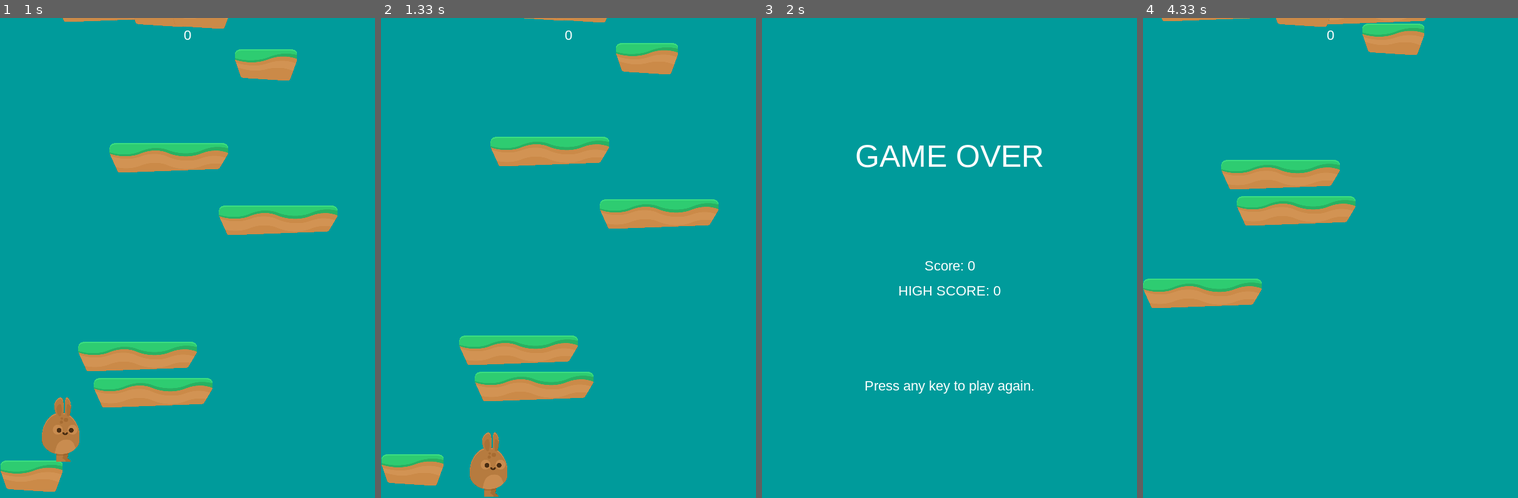
Above: before the commit, frames 1-4 (left to right).
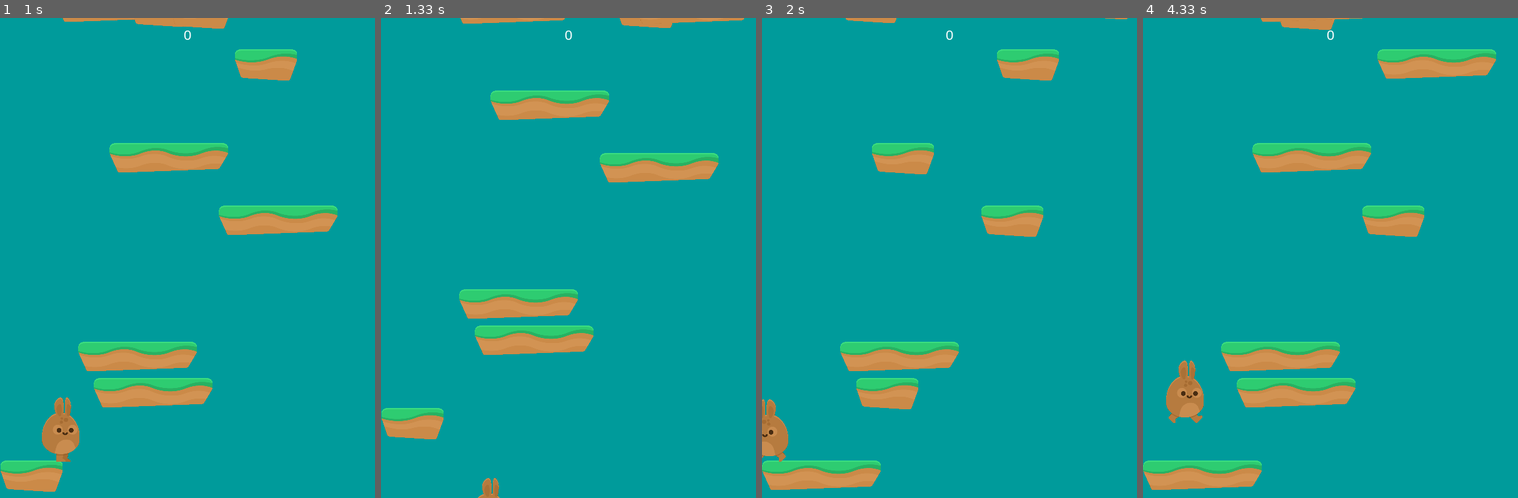
Above: after the commit, the same moments.

Repository: Akhliskun/PyRPG
Game: pygame game, started from main.py
The game is run twice, just before and just after one commit, with the same random seed, the same clock (stepped at 60 frames per second) and the same inputs.
Inputs:
- Up to frame 1 (1 s): tap Space at 0.33 s; hold Right from 0.67 s (still down)
- Up to frame 2 (1.33 s): release Right at 1.13 s; hold Right from 1.17 s (still down); tap Space at 1.23 s
- Up to frame 3 (2 s): tap Space at 1.53, 1.73 s; release Right at 1.63 s; hold Left from 1.67 s (still down)
- Up to frame 4 (4.33 s): tap Space at 2.03, 2.3, 2.6, 2.73, 3.03, 3.4, 3.7, 3.9, 4.2 s; release Left at 2.2 s; hold Left 2.23-2.63 s; hold Right 2.67-3.3 s; hold Left 3.33-3.8 s; hold Right 3.83-4.3 s

Frame 1 is identical in both runs. In frame 2, 17% of the frame differs, in the area x 0-97%, y 0-100%; in frame 3, 9.2%; in frame 4, 17%.

Commit message:
* Improve player collision on platforms while walking down of it.   - Platform collision will be be a little shorter on each side (platform_length - player_center +/- 7)   - This fixes the problem where the characters looks like hes walking on air.

Diff:
--- a/highscore.txt
+++ /dev/null
@@ -1 +0,0 @@
-120
--- a/main.py
+++ b/main.py
@@ -38,7 +38,7 @@
             self.spritesheet = Spritesheet(path.join(img_dir, SPRITESHEET))
             # Load sounds
             self.sound_dir = path.join(self.dir, 'sounds')
-            self.jump_sound = pg.mixer.Sound(path.join(self.sound_dir, 'player_jump.wav')) # TODO: Move this to a SoundDB system
+            self.jump_sound = pg.mixer.Sound(path.join(self.sound_dir, 'player_jump.wav'))  # TODO: Move this to a SoundDB system
 
     def new(self):
         # Restarts game / Start a new game
@@ -52,7 +52,7 @@
             p = Platform(self, *platform)  # Take the list and explode it to list items
             self.all_sprites.add(p)
             self.platforms.add(p)
-        pg.mixer.music.load(path.join(self.sound_dir, 'maintheme.ogg'))
+        pg.mixer.music.load(path.join(self.sound_dir, 'maintheme.ogg'))  # TODO: Move this to a SoundDB system
 
     def run(self):
         # game loop
@@ -78,10 +78,11 @@
                 for hit in hits:
                     if hit.rect.bottom > lowest.rect.bottom:
                         lowest = hit
-                if self.player.pos.y < lowest.rect.centery:
-                    self.player.pos.y = lowest.rect.top + 1
-                    self.player.vel.y = 0
-                    self.player.jumping = False
+                if lowest.rect.right + 7 > self.player.pos.x > lowest.rect.left - 7:
+                    if self.player.pos.y < lowest.rect.centery:
+                        self.player.pos.y = lowest.rect.top + 1
+                        self.player.vel.y = 0
+                        self.player.jumping = False
 
         # If player reaches top part of the screen (1/4) scroll platforms down
         if self.player.rect.top <= HEIGHT / 4:
@@ -140,7 +141,7 @@
 
     def show_start_screen(self):
         # Game splash screen
-        pg.mixer.music.load(path.join(self.sound_dir, 'mainmenu.ogg'))
+        pg.mixer.music.load(path.join(self.sound_dir, 'mainmenu.ogg'))  # TODO: Move this to a SoundDB system
         pg.mixer.music.play(loops=-1)
         self.screen.fill(BGCOLOR)
         self.draw_text(TITLE, 50, WHITE, WIDTH / 2, HEIGHT / 4)
@@ -157,7 +158,7 @@
             return
 
         # Game over screen
-        pg.mixer.music.load(path.join(self.sound_dir, 'mainmenu.ogg'))
+        pg.mixer.music.load(path.join(self.sound_dir, 'mainmenu.ogg'))  # TODO: Move this to a SoundDB system
         pg.mixer.music.play(loops=-1)
         self.screen.fill(BGCOLOR)
         self.draw_text("GAME OVER", 50, WHITE, WIDTH / 2, HEIGHT / 4)
